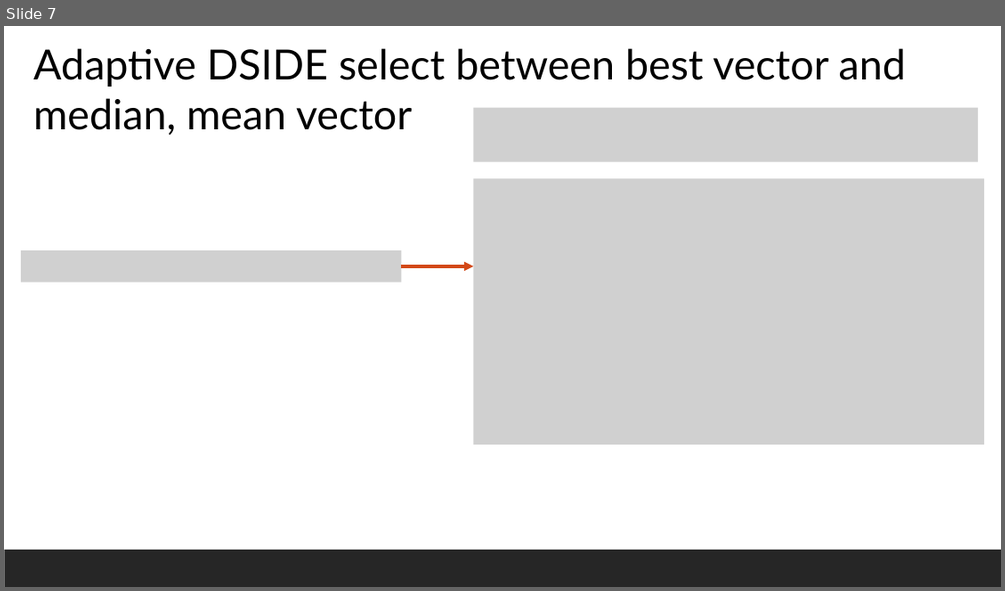
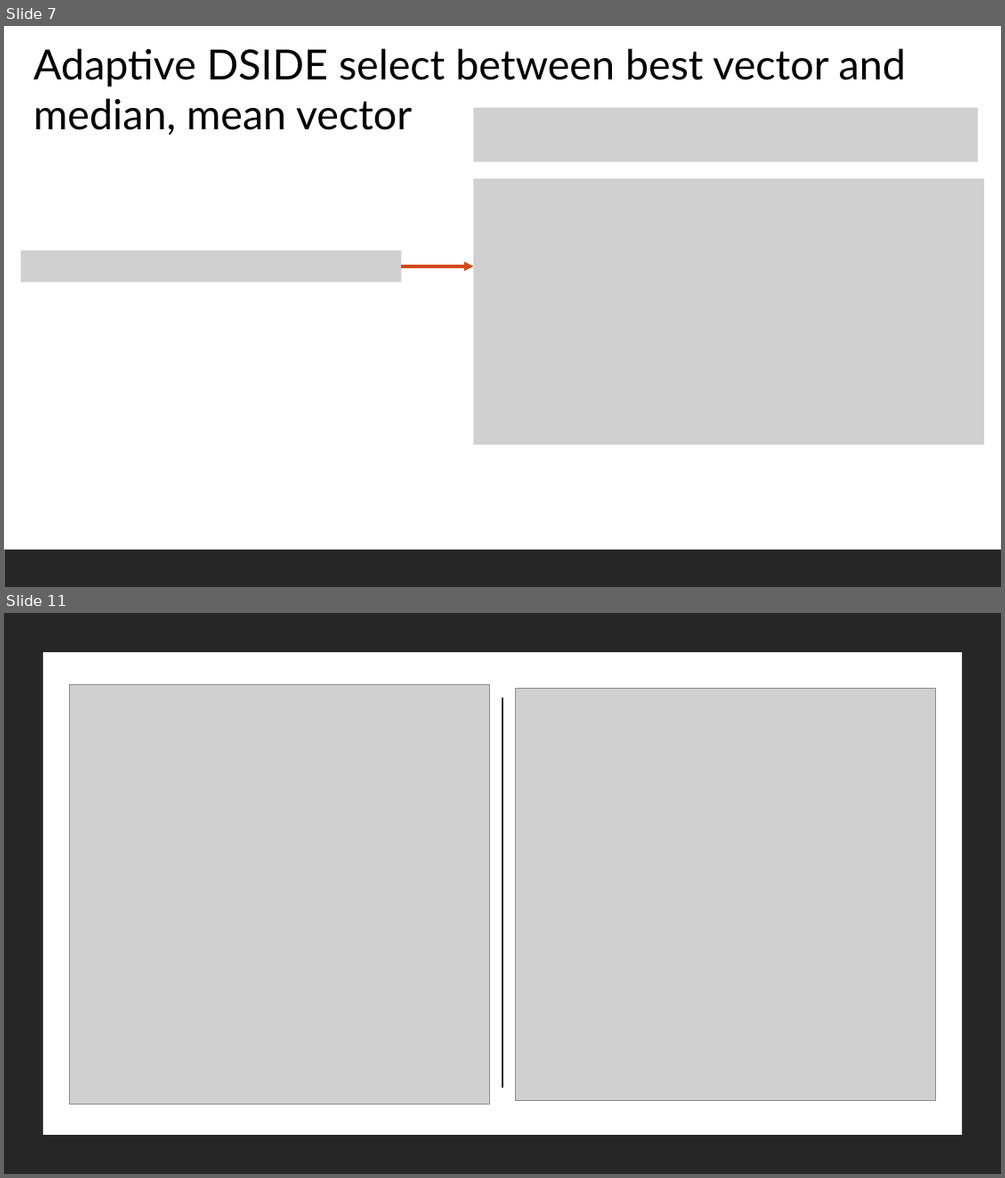
Before and after one commit to JhonSPattan/Algorithm, a slide deck: Adaptive DSIDE.pptx. Shown one above the other, each under a label of ours: slide 7 before the commit, slides 7 and 11 after it; the slides between them are not shown. The pictures are 1005x591 and 1005x1178 pixels, drawn with LibreOffice and Linux fonts; fonts in the diff are those of the drawing; grey boxes stand for pictures. Boxes give left, top, right and bottom in pixels: in the first picture for what was removed or moved away, otherwise in the second. Text is boxed around its words. In the diff, an @@ line names an element or a change of style, - is before the commit and + after.

```diff
--- a/Adaptive DSIDE.pptx
+++ b/Adaptive DSIDE.pptx
@@ slide 11 added at (4, 613, 1001, 1174), background #FFFFFF; not listed: 1 template element that a slide beside it also shows @@
@@ rectangle added at (4, 613, 1001, 1174), fill #262626 @@
@@ rectangle added at (43, 653, 962, 1135), fill #FFFFFF @@
@@ picture added at (69, 685, 489, 1103) @@
@@ picture added at (516, 688, 936, 1101) @@
@@ line added from (502, 698) to (502, 1087), #262626 1 pt @@
```
Also in this commit, not shown: 1 slide changed, 3 other slides added, 8 other files.
